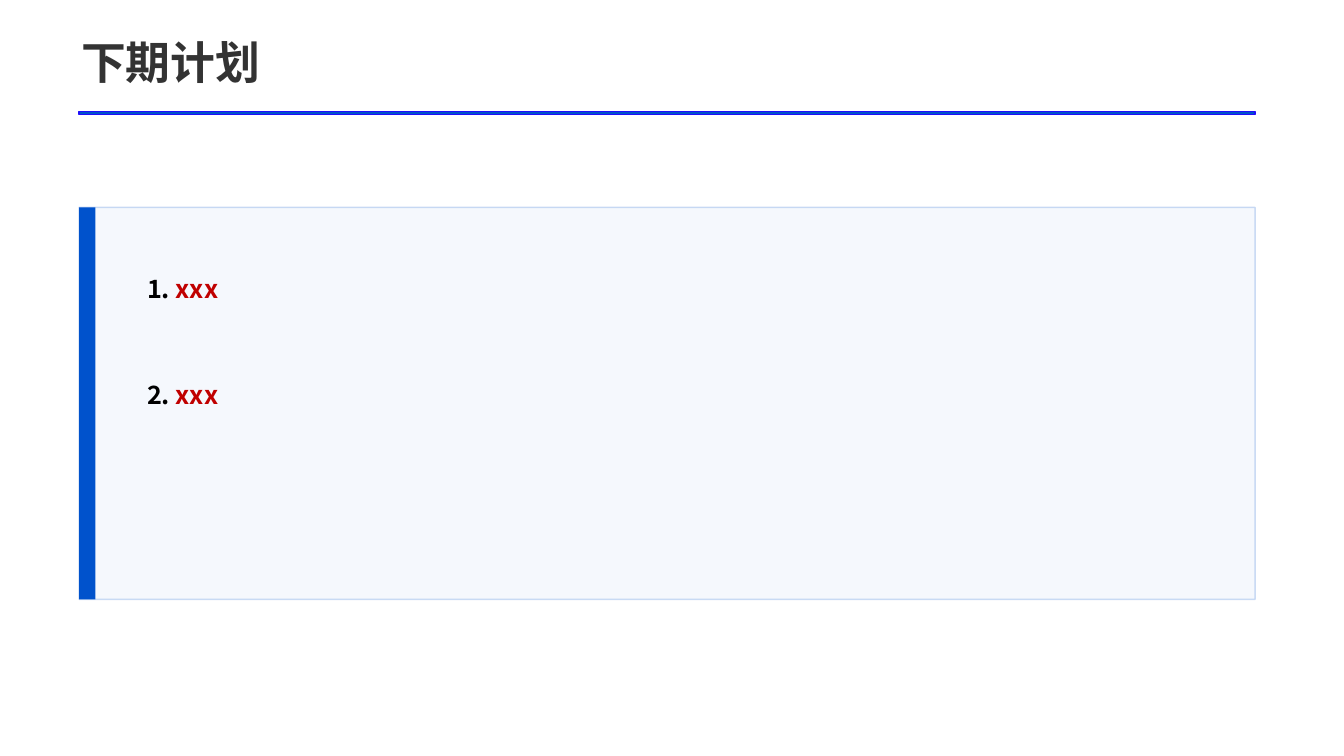
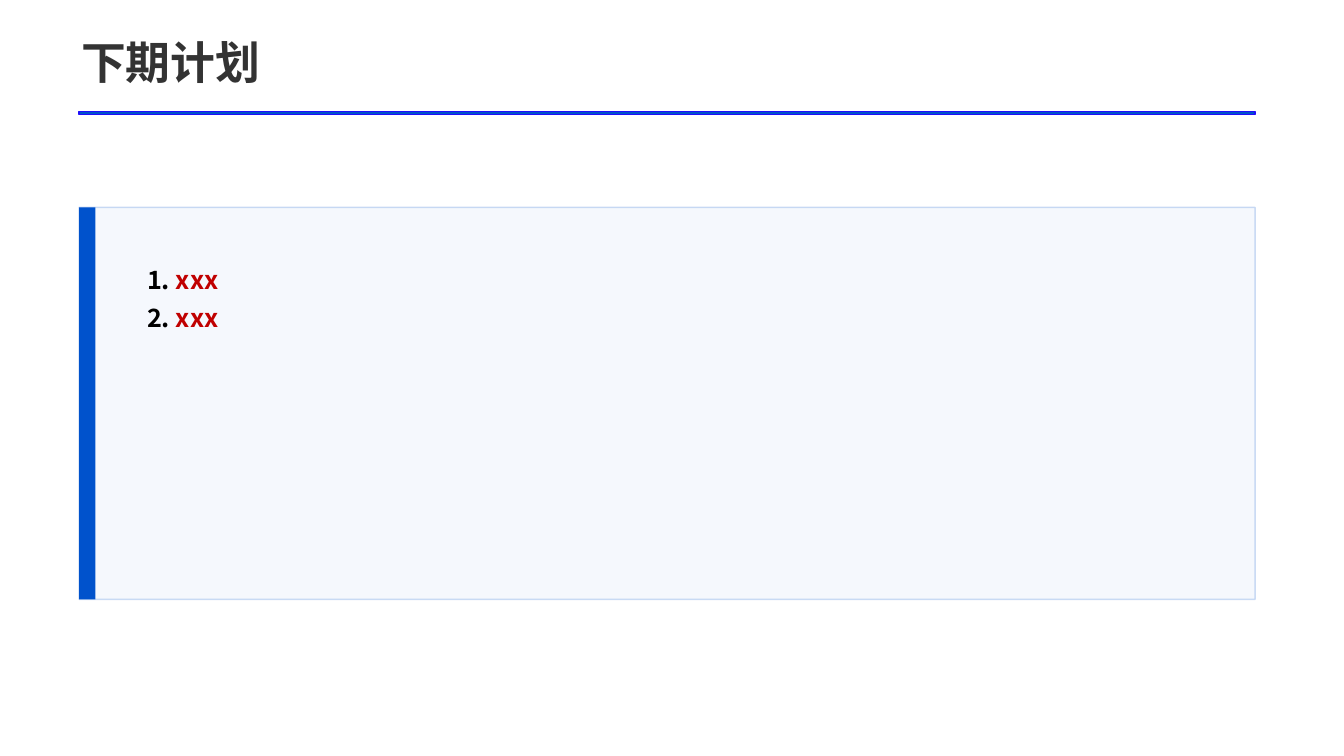
Before and after one commit to SanChiaki/report_generator, a slide deck: slide 7 of examples/italy_progress_report/progress_template1_named.pptx. Drawn at 1344x756 pixels with LibreOffice and Linux fonts; fonts in the diff are those of the drawing. Boxes give left, top, right and bottom in pixels: in the first picture for what was removed or moved away, otherwise in the second. Text is boxed around its words. In the diff, an @@ line names an element or a change of style, - is before the commit and + after.

```diff
--- a/examples/italy_progress_report/progress_template1_named.pptx
+++ b/examples/italy_progress_report/progress_template1_named.pptx
@@ text "1. xxx" at [147, 270, 218, 328]: vertical alignment middle to top @@
@@ text at [147, 308, 218, 328]: paragraph added @@
+2. xxx
@@ text removed at [147, 385, 218, 405] @@
-2. xxx
```
Also in this commit, not shown: 2 other slides changed, 15 other files.
